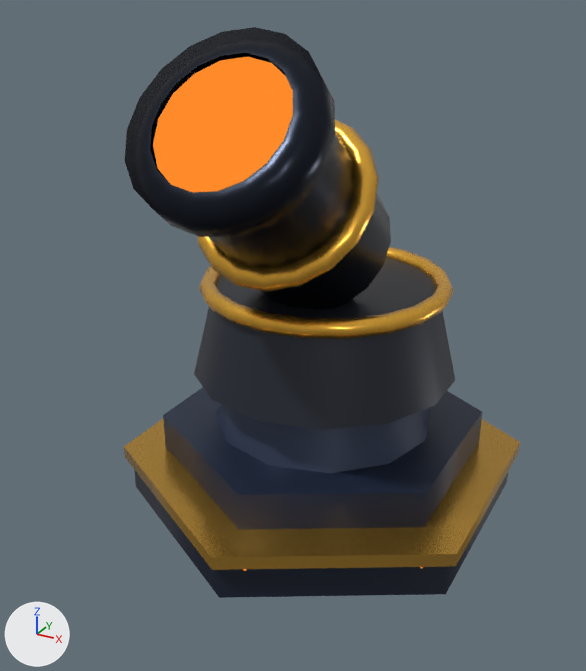
An edit to the glTF model aetherfront/assets/models/nova_mortar.glb, drawn before and after from the same camera.
The view is the same before and after, from a 50 mm lens placed at (0.755, -1.523, 1.147), pointed at (-0.039, -0.078, 0.424). Arrows for +X, +Y and +Z are at lower left; the lights stay in place. The first picture is the older version. Where no turn or scale is listed for an object, it has been applied to the vertices.

In view in the first picture: 'barrel_glow', 'barrel_metal', 'base_body', 'base_metal', 'turret_body', 'turret_metal'.
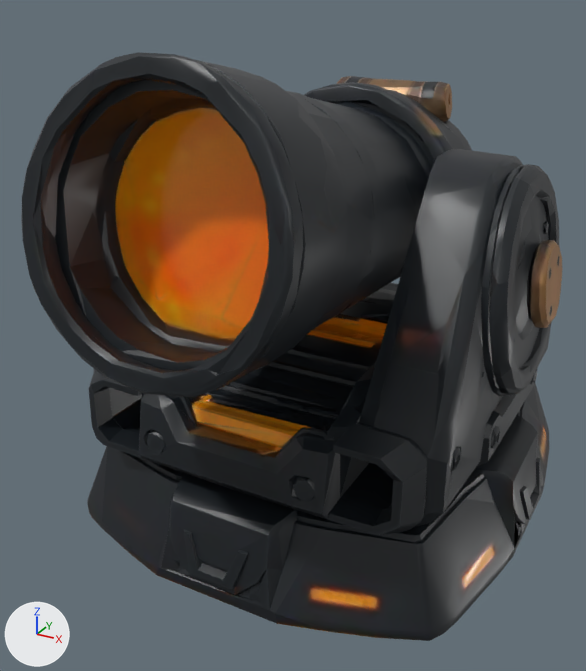
Pixel boxes (x1, y1, x2, y2) of what changed, in the pictures (586 x 671 px):
'mesh_0', added: after (21, 52, 562, 641)
'base_body', deleted: before (134, 387, 508, 598)
'barrel_metal', deleted: before (125, 27, 391, 309)
'turret_body', deleted: before (194, 257, 455, 430)
'base_metal', deleted (brown): before (124, 419, 520, 570)
'barrel_glow', deleted (orange): before (153, 57, 293, 192)
'turret_metal', deleted (brown): before (199, 247, 454, 339)

The change, as a diff of the scene's bpy script:
```diff
--- a/aetherfront/assets/models/nova_mortar.glb.py
+++ b/aetherfront/assets/models/nova_mortar.glb.py
@@ img_image_2 @@
+img_image_2 = load_image('Image_2', '_unpacked/Image_2', 512, 512, 'Non-Color')
@@ img_image_1 @@
+img_image_1 = load_image('Image_1', '_unpacked/Image_1', 1024, 1024, 'sRGB')
@@ img_image_0 @@
+img_image_0 = load_image('Image_0', '_unpacked/Image_0', 512, 512, 'Non-Color')
@@ mat_af_meshy_nova_mortar @@
+mat_af_meshy_nova_mortar = bpy.data.materials.new('AF_Meshy_nova_mortar')
+# uses the picture img_image_0
+# uses the picture img_image_1
+# uses the picture img_image_2
@@ me_mesh_0_1 @@
+me_mesh_0_1.from_pydata(...)  # 4392 vertices, 8794 faces; spans x -0.502..0.502, y -0.645..0.645, z -0.525..0.525
+me_mesh_0_1.materials.append(mat_af_meshy_nova_mortar)
@@ ob_base_body @@
-ob_base_body = bpy.data.objects.new('base_body', me_mesh_0)
-ob_base_body.location = (0.0, 0.0, 0.0)
@@ ob_base_metal @@
-ob_base_metal = bpy.data.objects.new('base_metal', me_mesh_1)
-ob_base_metal.location = (0.0, 0.0, 0.0)
@@ ob_barrel_metal @@
-ob_barrel_metal = bpy.data.objects.new('barrel_metal', me_mesh_4)
-ob_barrel_metal.location = (0.0, 0.0, 0.6)
@@ ob_barrel_glow @@
-ob_barrel_glow = bpy.data.objects.new('barrel_glow', me_mesh_5)
-ob_barrel_glow.location = (0.0, 0.0, 0.6)
@@ ob_turret_body @@
-ob_turret_body = bpy.data.objects.new('turret_body', me_mesh_6)
-ob_turret_body.location = (0.0, 0.0, 0.35)
@@ ob_turret_metal @@
-ob_turret_metal = bpy.data.objects.new('turret_metal', me_mesh_7)
-ob_turret_metal.location = (0.0, 0.0, 0.35)
@@ ob_mesh_0 @@
+ob_mesh_0 = bpy.data.objects.new('mesh_0', me_mesh_0_1)
+ob_mesh_0.location = (-0.001, -0.001, 0.525)
```
